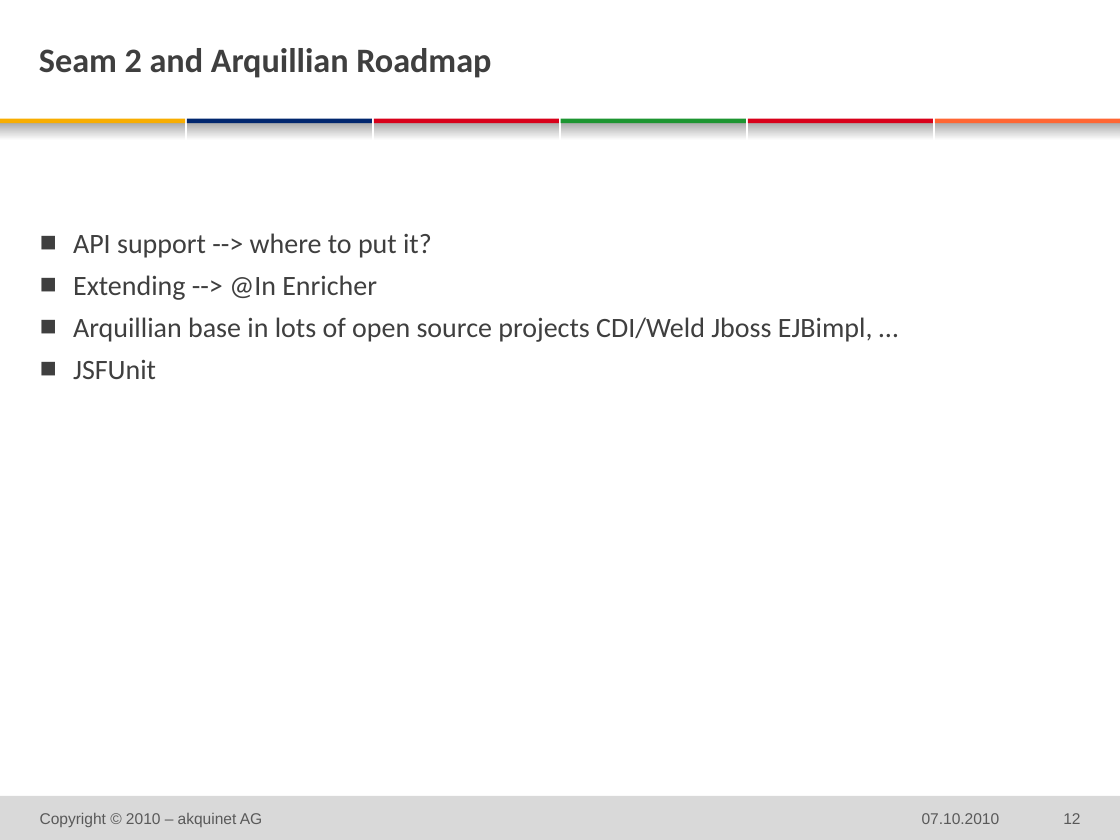
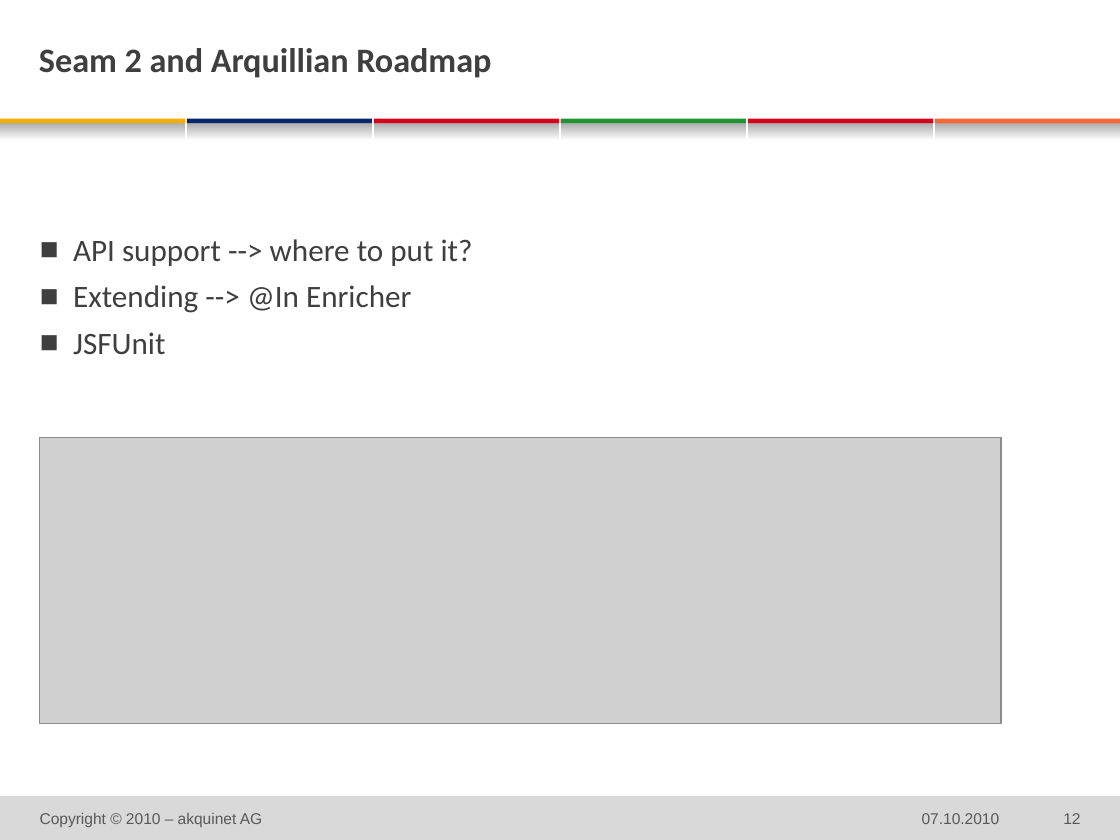
Before and after one commit to michaelschuetz/seamArquillian-judcon2010, a slide deck: slide 12 of doc/judcon_SeamArquillian.pptx. Drawn at 1120x840 pixels with LibreOffice and Linux fonts; fonts in the diff are those of the drawing; grey boxes stand for pictures; background and template pictures are left out. Boxes give left, top, right and bottom in pixels: in the first picture for what was removed or moved away, otherwise in the second. Text is boxed around its words. In the diff, an @@ line names an element or a change of style, - is before the commit and + after.

```diff
--- a/doc/judcon_SeamArquillian.pptx
+++ b/doc/judcon_SeamArquillian.pptx
@@ text "API support --> where to ..." at bbox=[73, 239, 473, 355]: size 18 to 20 pt @@
@@ text at bbox=[73, 317, 873, 342]: paragraph removed @@
-  ■ Arquillian base in lots of open source projects CDI/Weld Jboss EJBimpl, …
@@ picture added at bbox=[39, 438, 1000, 725] @@
```
Also in this commit, not shown: 11 other slides changed.
